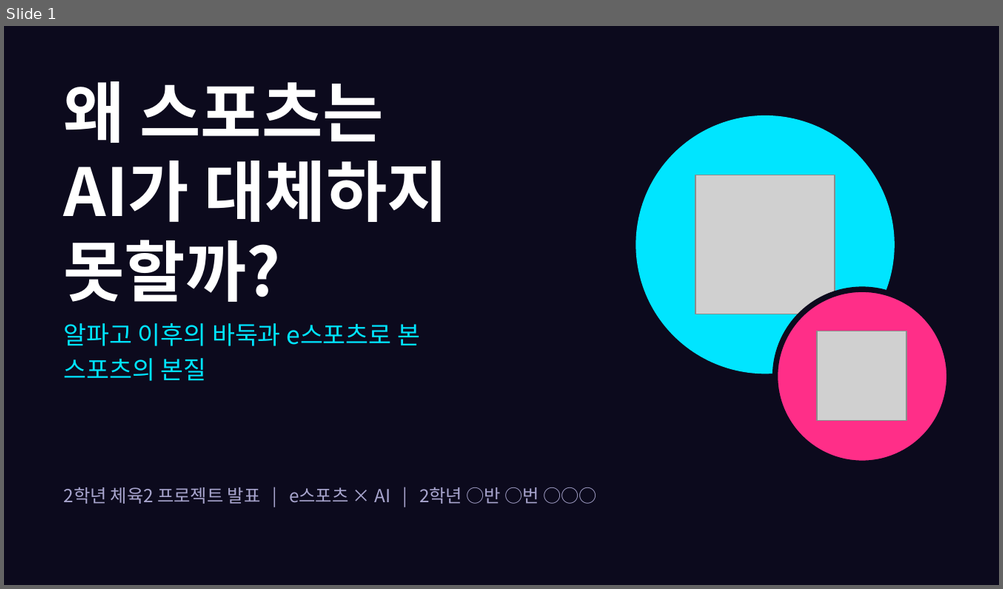
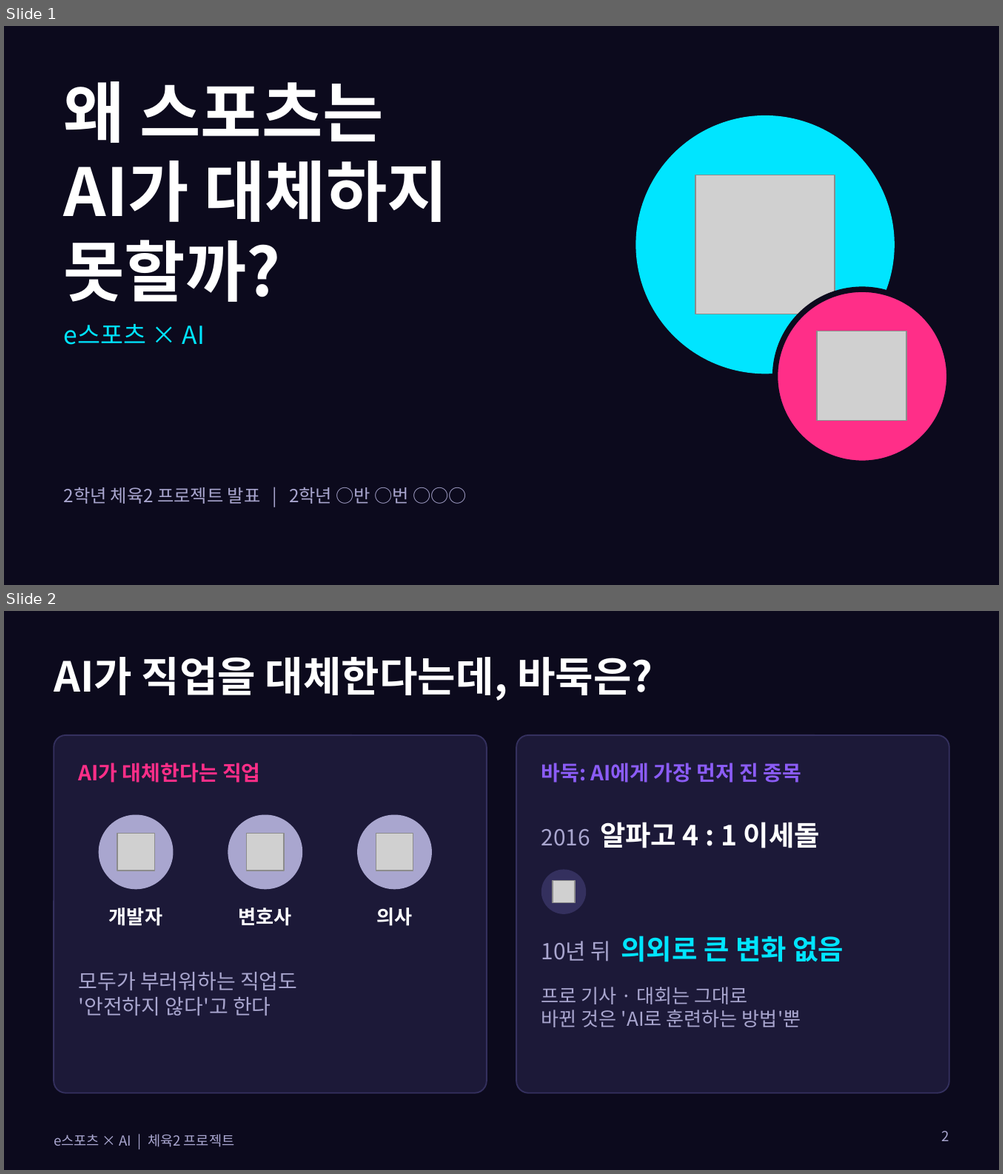
Before and after one commit to timetraveltimetravel/-, a slide deck: esports-ai/sports_ai_presentation.pptx. Shown one above the other, each under a label of ours: slide 1 before the commit, slides 1 and 2 after it. The pictures are 1003x589 and 1003x1174 pixels, drawn with LibreOffice and Linux fonts; fonts in the diff are those of the drawing; grey boxes stand for pictures. Boxes give left, top, right and bottom in pixels: in the first picture for what was removed or moved away, otherwise in the second. Text is boxed around its words. In the diff, an @@ line names an element or a change of style, - is before the commit and + after.

```diff
--- a/esports-ai/sports_ai_presentation.pptx
+++ b/esports-ai/sports_ai_presentation.pptx
@@ slide 2 added at [4, 611, 999, 1170], background #0C0A1D @@
@@ title added at [54, 657, 652, 701], 30 pt, text #FFFFFF, bold @@
+AI가 직업을 대체한다는데, 바둑은?
@@ rounded rectangle added at [54, 735, 486, 1093], fill #1C1938, outline #34305E 1 pt @@
@@ rounded rectangle added at [516, 735, 949, 1093], fill #1C1938, outline #34305E 1 pt @@
@@ text added at [79, 763, 261, 783], 15 pt, text #FF2E88, bold @@
+AI가 대체한다는 직업
@@ text added at [541, 763, 802, 783], 15 pt, text #8B5CF6, bold @@
+바둑: AI에게 가장 먼저 진 종목
@@ ellipse added at [99, 815, 173, 889], fill #A9A6CF @@
@@ ellipse added at [227, 815, 302, 889], fill #A9A6CF @@
@@ ellipse added at [357, 815, 432, 889], fill #A9A6CF @@
@@ text added at [541, 822, 819, 849], 20 pt, text #FFFFFF, bold @@
+2016 알파고 4 : 1 이세돌
@@ picture added at [117, 834, 155, 871] @@
@@ picture added at [247, 834, 284, 871] @@
@@ picture added at [376, 834, 414, 871] @@
@@ ellipse added at [541, 869, 586, 914], fill #34305E @@
@@ picture added at [552, 880, 575, 903] @@
@@ text added at [109, 908, 162, 926], 14 pt, text #FFFFFF, bold @@
+개발자
@@ text added at [239, 908, 292, 926], 14 pt, text #FFFFFF, bold @@
+변호사
@@ text added at [376, 908, 412, 926], 14 pt, text #FFFFFF, bold @@
+의사
@@ text added at [541, 936, 843, 963], 20 pt, text #00E5FF, bold @@
+10년 뒤 의외로 큰 변화 없음
@@ text added at [79, 972, 297, 1016], 15 pt, text #A9A6CF @@
+모두가 부러워하는 직업도
+'안전하지 않다'고 한다
@@ text added at [541, 987, 801, 1028], 14 pt, text #A9A6CF @@
+프로 기사 · 대회는 그대로
+바뀐 것은 'AI로 훈련하는 방법'뿐
@@ text added at [54, 1134, 235, 1147], 10 pt, text #A9A6CF @@
+e스포츠 × AI | 체육2 프로젝트
@@ page number added at [941, 1131, 948, 1142], 10 pt, text #A9A6CF @@
+2
@@ slide 1 changed as well @@
@@ text at [64, 324, 205, 345]: text changed @@
-알파고 이후의 바둑과 e스포츠로 본
-스포츠의 본질
+e스포츠 × AI
@@ text at [64, 488, 410, 504]: text changed @@
-2학년 체육2 프로젝트 발표 | e스포츠 × AI | 2학년 ○반 ○번 ○○○
+2학년 체육2 프로젝트 발표 | 2학년 ○반 ○번 ○○○
```
Also in this commit, not shown: 3 other slides changed, 1 other slide added, 8 slides removed, 1 other file.
